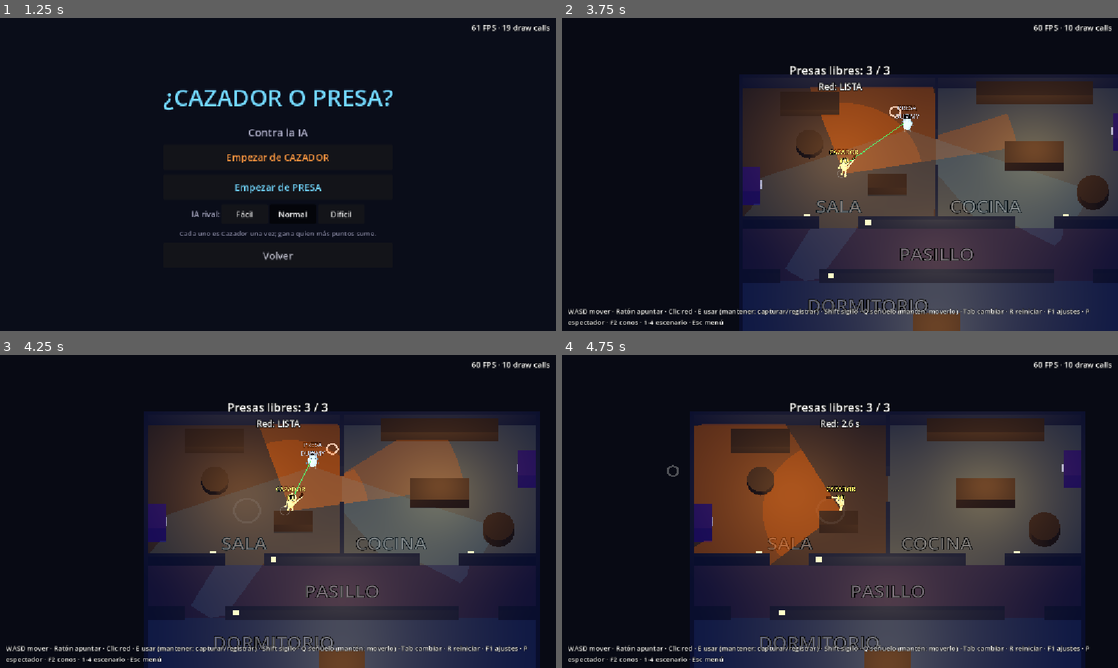
Above: before the commit, frames 1-4 (two rows, left to right).
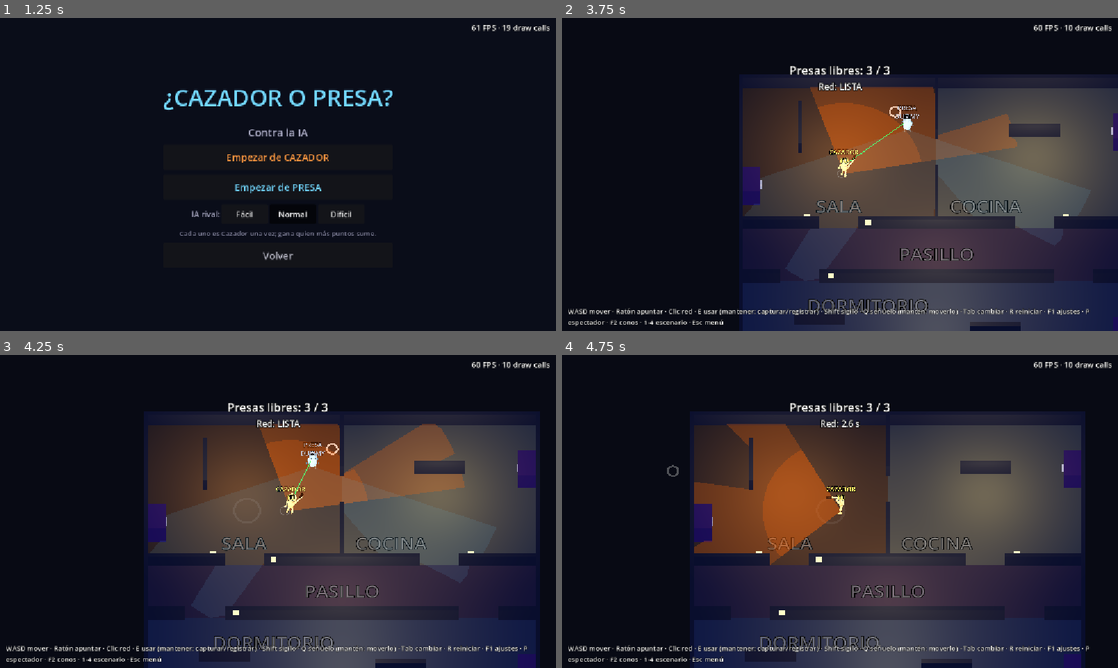
Above: after the commit, the same moments.

Repository: Yhiriend/huntervsghost
Game: Godot game, scene res://scenes/main/MainMenu.tscn
The game is run twice, just before and just after one commit, with the same random seed, the same clock (stepped at 60 frames per second) and the same inputs.
Inputs (mouse positions are in pixels of both pictures, inside the frame that each line leads up to):
- Up to frame 1 (1.25 s): click "Jugar contra la IA" at 0.5 s
- Up to frame 2 (3.75 s): click "Empezar de CAZADOR" at 1.25 s; tap Enter at 2 s; move the mouse to (962, 158) at 2.02 s; hold D (move_right) 2.03-2.75 s; hold Q (decoy) 2.03-2.75 s; click (962, 158) at 2.17 s; tap Space at 2.27 s; tap E (interact) at 2.3 s; tap R (reset_scenario) at 2.75, 3.5 s; drag from (728, 190) to (812, 237) at 2.77 s; move the mouse to (895, 105) at 3.52 s; hold D (move_right) from 3.53 s (still down); hold Q (decoy) from 3.53 s (still down); tap 1 (scene_1) at 3.6 s
- Up to frame 3 (4.25 s): keep holding D (move_right); keep holding Q (decoy)
- Up to frame 4 (4.75 s): release D (move_right) at 4.25 s; release Q (decoy) at 4.25 s; drag from (812, 574) to (673, 464) at 4.27 s

Frame 1 is identical in both runs. In frame 2, 5.4% of the frame differs, in the area x 41-99%, y 20-100%; in frame 3, 5.1%; in frame 4, 7.3%, in the area x 23-90%, y 20-100%.
Error in both runs: Cannot call method 'set_input_as_handled' on a null value. (res://scripts/test/test_scenario.gd:93)

Commit message:
Casa sin muebles, muros sueltos como escondite y recarga del señuelo de 10 s
- Fuera los muebles que solo estorbaban el paso; 1 armario en Sala y Cocina, 2 en el Dormitorio.
- 4 muros sueltos (Sala, Cocina y dos en el Dormitorio): tapan la visión de frente, se puede
  mirar asomándose por un extremo y escapar por el otro.
- Recarga del señuelo: 10 s.
- test_casa: muebles, armarios por habitación, visión tras los muros y paso por ambos extremos.
  Ajustes en test_fase2/3 y Prototype01 por la nueva distribución.

Co-Authored-By: Claude Opus 5.5 <noreply@anthropic.com>

Diff:
--- a/scenes/game/House.tscn
+++ b/scenes/game/House.tscn
@@ -21,9 +21,6 @@
 [sub_resource type="StandardMaterial3D" id="Material_floor_dormitorio"]
 albedo_color = Color(0.33, 0.4, 0.52, 1)
 
-[sub_resource type="StandardMaterial3D" id="Material_furniture"]
-albedo_color = Color(0.42, 0.3, 0.2, 1)
-
 [node name="House" type="Node3D"]
 script = ExtResource("5_house")
 
@@ -114,56 +111,27 @@
 size = Vector3(2, 1.2, 0.2)
 material = SubResource("Material_wall")
 
-[node name="Furniture" type="CSGCombiner3D" parent="Geometry"]
-
-[node name="Sofa" type="CSGBox3D" parent="Geometry/Furniture"]
-transform = Transform3D(1, 0, 0, 0, 1, 0, 0, 0, 1, -6.5, 0.35, -6.8)
-size = Vector3(3, 0.7, 1)
-material = SubResource("Material_furniture")
-
-[node name="CoffeeTable" type="CSGCylinder3D" parent="Geometry/Furniture"]
-transform = Transform3D(1, 0, 0, 0, 1, 0, 0, 0, 1, -6.5, 0.25, -4.6)
-radius = 0.7
-height = 0.5
-sides = 16
-material = SubResource("Material_furniture")
-
-[node name="Bookshelf" type="CSGBox3D" parent="Geometry/Furniture"]
-transform = Transform3D(1, 0, 0, 0, 1, 0, 0, 0, 1, -2.5, 0.45, -2.2)
-size = Vector3(2, 0.9, 0.8)
-material = SubResource("Material_furniture")
-
-[node name="KitchenCounter" type="CSGBox3D" parent="Geometry/Furniture"]
-transform = Transform3D(1, 0, 0, 0, 1, 0, 0, 0, 1, 5, 0.5, -7.4)
-size = Vector3(6, 1, 0.8)
-material = SubResource("Material_furniture")
-
-[node name="KitchenIsland" type="CSGBox3D" parent="Geometry/Furniture"]
-transform = Transform3D(1, 0, 0, 0, 1, 0, 0, 0, 1, 5, 0.5, -3.8)
-size = Vector3(3, 1, 1.2)
-material = SubResource("Material_furniture")
-
-[node name="KitchenTable" type="CSGCylinder3D" parent="Geometry/Furniture"]
-transform = Transform3D(1, 0, 0, 0, 1, 0, 0, 0, 1, 8, 0.4, -1.8)
-radius = 0.8
-height = 0.8
-sides = 16
-material = SubResource("Material_furniture")
-
-[node name="Bed" type="CSGBox3D" parent="Geometry/Furniture"]
-transform = Transform3D(1, 0, 0, 0, 1, 0, 0, 0, 1, 0, 0.3, 6.6)
-size = Vector3(2.4, 0.6, 3)
-material = SubResource("Material_furniture")
-
-[node name="Desk" type="CSGBox3D" parent="Geometry/Furniture"]
-transform = Transform3D(1, 0, 0, 0, 1, 0, 0, 0, 1, -6, 0.4, 8.1)
-size = Vector3(2, 0.8, 1)
-material = SubResource("Material_furniture")
-
-[node name="Dresser" type="CSGBox3D" parent="Geometry/Furniture"]
-transform = Transform3D(1, 0, 0, 0, 1, 0, 0, 0, 1, 6, 0.45, 8.2)
-size = Vector3(2, 0.9, 0.8)
-material = SubResource("Material_furniture")
+[node name="Hideouts" type="CSGCombiner3D" parent="Geometry"]
+
+[node name="MuroSala" type="CSGBox3D" parent="Geometry/Hideouts"]
+transform = Transform3D(1, 0, 0, 0, 1, 0, 0, 0, 1, -7.0, 0.6, -5.4)
+size = Vector3(0.2, 1.2, 2.4)
+material = SubResource("Material_wall")
+
+[node name="MuroCocina" type="CSGBox3D" parent="Geometry/Hideouts"]
+transform = Transform3D(1, 0, 0, 0, 1, 0, 0, 0, 1, 5.0, 0.6, -5.2)
+size = Vector3(2.6, 1.2, 0.2)
+material = SubResource("Material_wall")
+
+[node name="MuroDormitorio" type="CSGBox3D" parent="Geometry/Hideouts"]
+transform = Transform3D(1, 0, 0, 0, 1, 0, 0, 0, 1, 3.0, 0.6, 6.0)
+size = Vector3(2.6, 1.2, 0.2)
+material = SubResource("Material_wall")
+
+[node name="MuroDormitorioOeste" type="CSGBox3D" parent="Geometry/Hideouts"]
+transform = Transform3D(1, 0, 0, 0, 1, 0, 0, 0, 1, -6.0, 0.6, 5.4)
+size = Vector3(2.6, 1.2, 0.2)
+material = SubResource("Material_wall")
 
 [node name="Rooms" type="Node3D" parent="."]
 
@@ -263,6 +231,10 @@
 transform = Transform3D(-1, 0, 0, 0, 1, 0, 0, 0, -1, -3, 0, 8.45)
 script = ExtResource("4_hiding")
 
+[node name="WardrobeDormitorio2" type="Node3D" parent="HidingSpots"]
+transform = Transform3D(0, 0, -1, 0, 1, 0, 1, 0, 0, 9.45, 0, 6.5)
+script = ExtResource("4_hiding")
+
 [node name="RoomLabels" type="Node3D" parent="."]
 
 [node name="LabelSala" type="Label3D" parent="RoomLabels"]
--- a/scenes/test/Prototype01.tscn
+++ b/scenes/test/Prototype01.tscn
@@ -43,7 +43,7 @@
 script = ExtResource("4_spawn")
 
 [node name="GhostSpawnCocina" type="Marker3D" parent="Spawns"]
-transform = Transform3D(0, 0, 1, 0, 1, 0, -1, 0, 0, 7, 0, -5.5)
+transform = Transform3D(0, 0, 1, 0, 1, 0, -1, 0, 0, 7, 0, -2.5)
 script = ExtResource("4_spawn")
 
 [node name="GhostSpawnDormitorio" type="Marker3D" parent="Spawns"]
--- a/scripts/resources/game_config.gd
+++ b/scripts/resources/game_config.gd
@@ -69,7 +69,7 @@
 @export_range(1, 8, 1) var decoy_steps: int = 4
 @export_range(0.1, 1.0, 0.05) var decoy_step_interval: float = 0.3
 ## Recarga entre ráfagas de pasos (s).
-@export_range(0.0, 15.0, 0.5) var decoy_cooldown: float = 3.0
+@export_range(0.0, 30.0, 0.5) var decoy_cooldown: float = 10.0
 ## Mantener el botón este tiempo mueve el señuelo a donde está la Presa.
 @export_range(0.2, 2.0, 0.05) var decoy_move_hold: float = 0.5
 
--- /dev/null
+++ b/tests/test_casa.gd
@@ -0,0 +1,106 @@
+extends Node
+## Distribución de la casa: sin muebles que solo estorban, 1-2 armarios por habitación y muros
+## sueltos como escondite: tapan la visión de frente, pero asomándose por un extremo se ve a quien
+## está detrás, y se puede pasar (escapar) por los dos extremos.
+
+## Muros sueltos de House.tscn: centro, dirección a lo largo y longitud.
+const WALLS := [
+	{"name": "Sala", "center": Vector3(-7.0, 0, -5.4), "axis": Vector3(0, 0, 1), "length": 2.4},
+	{"name": "Cocina", "center": Vector3(5.0, 0, -5.2), "axis": Vector3(1, 0, 0), "length": 2.6},
+	{"name": "Dormitorio", "center": Vector3(3.0, 0, 6.0), "axis": Vector3(1, 0, 0), "length": 2.6},
+	{"name": "Dormitorio (oeste)", "center": Vector3(-6.0, 0, 5.4), "axis": Vector3(1, 0, 0), "length": 2.6},
+]
+
+var failures := 0
+
+
+func check(cond: bool, msg: String) -> void:
+	print(("PASS " if cond else "FAIL ") + msg)
+	if not cond:
+		failures += 1
+
+
+func frames(n: int) -> void:
+	for i in n:
+		await get_tree().physics_frame
+
+
+func _ready() -> void:
+	PlaytestLogger.path = "user://_test_playtests.csv"
+	get_tree().create_timer(60.0).timeout.connect(func(): print("TIMEOUT"); get_tree().quit(1))
+	await run()
+	for c in get_children():
+		c.queue_free()
+	await frames(3)
+	DirAccess.remove_absolute(PlaytestLogger.path)
+	print("RESULT failures=%d" % failures)
+	get_tree().quit(1 if failures else 0)
+
+
+func place(c: CharacterBase, at: Vector3, look_at_point: Vector3 = Vector3.INF) -> void:
+	c.global_position = Vector3(at.x, c.global_position.y, at.z)
+	c.velocity = Vector3.ZERO
+	if look_at_point != Vector3.INF:
+		var d := look_at_point - c.global_position
+		c.rotation.y = atan2(-d.x, -d.z)
+
+
+func run() -> void:
+	GameManager.selected_role = DummySpawn.Role.HUNTER
+	GameManager.series = null
+	var m: MatchScenario = load("res://scenes/game/Match.tscn").instantiate()
+	add_child(m)
+	await frames(5)
+	var house: House = m.get_node("House")
+	check(not house.has_node("Geometry/Furniture"), "Sin muebles en medio de las habitaciones")
+
+	# Armarios por habitación.
+	var per_room := {}
+	for spot in get_tree().get_nodes_in_group("hiding_spots"):
+		var room := Room.find_at(get_tree(), (spot as Node3D).global_position + (spot as Node3D).global_basis.z * 0.3)
+		var key: String = room.name if room else "?"
+		per_room[key] = per_room.get(key, 0) + 1
+	check(per_room.values().all(func(n): return n >= 1 and n <= 2) and not per_room.has("?"), "1 o 2 armarios por habitación %s" % per_room)
+
+	# Muros sueltos.
+	var hunter: Hunter = m.get_controlled_character() as Hunter
+	hunter.frozen = true
+	var ghosts := get_tree().get_nodes_in_group("ghosts")
+	var prey: Ghost = ghosts[0]
+	for g in ghosts:
+		(g as Ghost).frozen = true
+		if (g as Ghost).state == Ghost.State.HIDDEN:
+			(g as Ghost).expel_from_hiding()
+		if g != prey:
+			place(g, Vector3(0, 0, 1.5))  # Al pasillo, lejos.
+	await frames(10)
+	var map := house.get_world_3d().navigation_map
+	for wall in WALLS:
+		var center: Vector3 = wall["center"]
+		var axis: Vector3 = wall["axis"]
+		var half: float = wall["length"] * 0.5
+		var normal := Vector3(axis.z, 0, -axis.x)
+		var label: String = wall["name"]
+		for side in [1.0, -1.0]:
+			var behind: Vector3 = normal * side
+			place(prey, center + behind * 0.5)
+			await frames(2)
+			# De frente (aunque esté cerca y desplazado a lo largo del muro): no se ve.
+			var hidden := true
+			for along in [0.0, half * 0.4, -half * 0.4]:
+				place(hunter, center - behind * 2.0 + axis * along, prey.global_position)
+				await frames(2)
+				if hunter.vision.can_see(prey):
+					hidden = false
+			check(hidden, "Muro de la %s: de frente no se ve a quien está detrás (lado %+d)" % [label, side])
+			# Asomándose por cada extremo, sí.
+			for end in [1.0, -1.0]:
+				place(hunter, center + axis * end * (half + 0.9) + behind * 0.2, prey.global_position)
+				await frames(2)
+				check(hunter.vision.can_see(prey), "Muro de la %s: asomándose por un extremo se le ve (lado %+d, extremo %+d)" % [label, side, end])
+		# Se puede pasar por los dos extremos (para escapar por el otro lado).
+		for end in [1.0, -1.0]:
+			var gap: Vector3 = center + axis * end * (half + 0.6)
+			var path := NavigationServer3D.map_get_path(map, Vector3(0, 0, 1.5), gap, true)
+			var reached := not path.is_empty() and Vector2(path[-1].x - gap.x, path[-1].z - gap.z).length() < 0.5
+			check(reached, "Muro de la %s: se puede pasar por el extremo %+d" % [label, end])
--- /dev/null
+++ b/tests/test_casa.tscn
@@ -0,0 +1,6 @@
+[gd_scene format=3]
+
+[ext_resource type="Script" path="res://tests/test_casa.gd" id="1"]
+
+[node name="test_casa" type="Node"]
+script = ExtResource("1")
--- a/tests/test_fase3.gd
+++ b/tests/test_fase3.gd
@@ -159,5 +159,5 @@
 	# ---------------- Prototype01 ----------------
 	s = await load_scenario("res://scenes/test/Prototype01.tscn")
 	check(get_tree().get_nodes_in_group("doors").size() == 5, "Prototype01: 5 puertas")
-	check(get_tree().get_nodes_in_group("hiding_spots").size() == 3, "Prototype01: 3 armarios")
+	check(get_tree().get_nodes_in_group("hiding_spots").size() == 4, "Prototype01: 4 armarios (2 en el dormitorio)")
 	check(get_tree().get_nodes_in_group("rooms").size() == 4, "Prototype01: 4 habitaciones con luz")
Not shown, added: tests/test_casa.gd.uid
